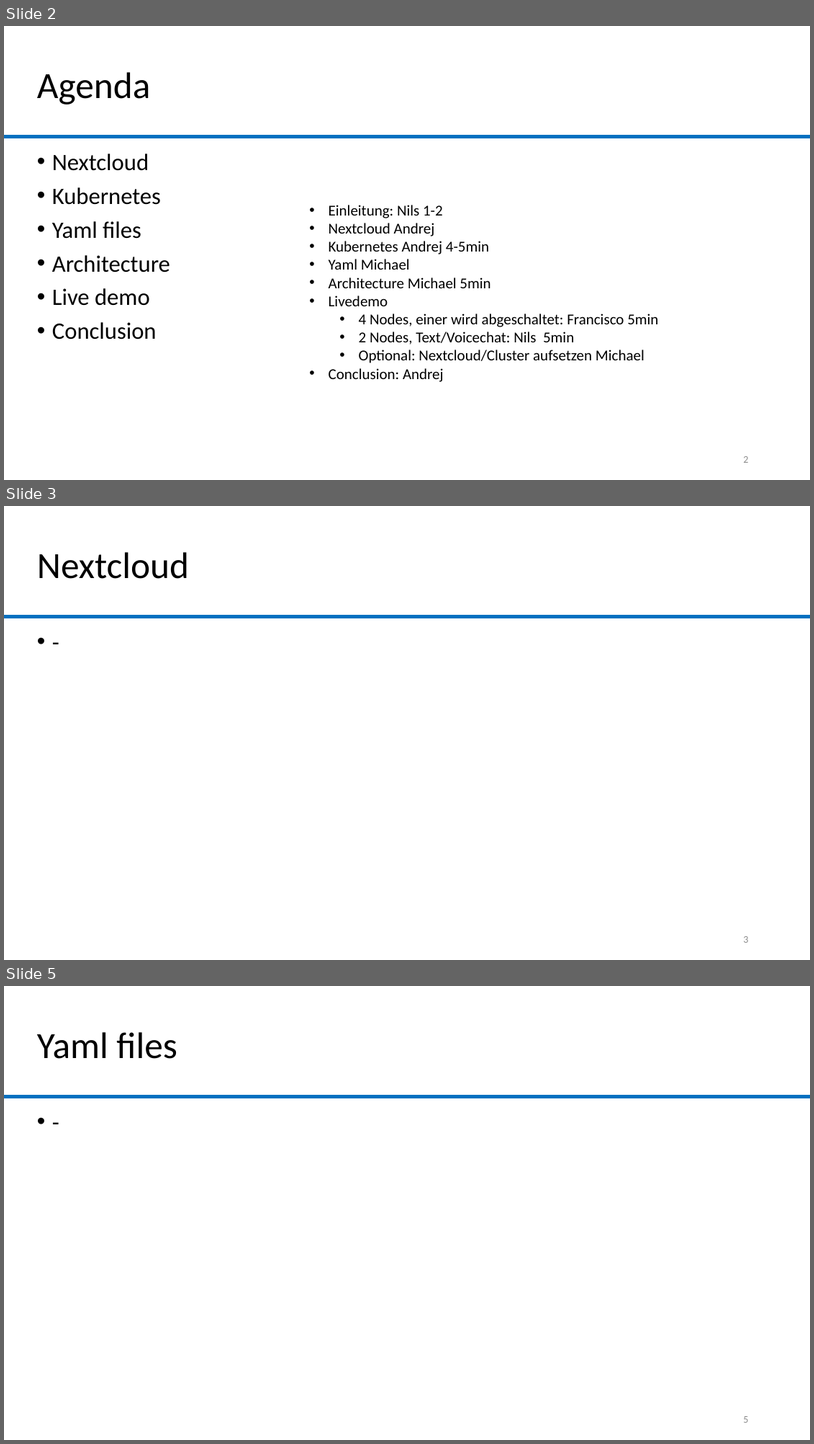
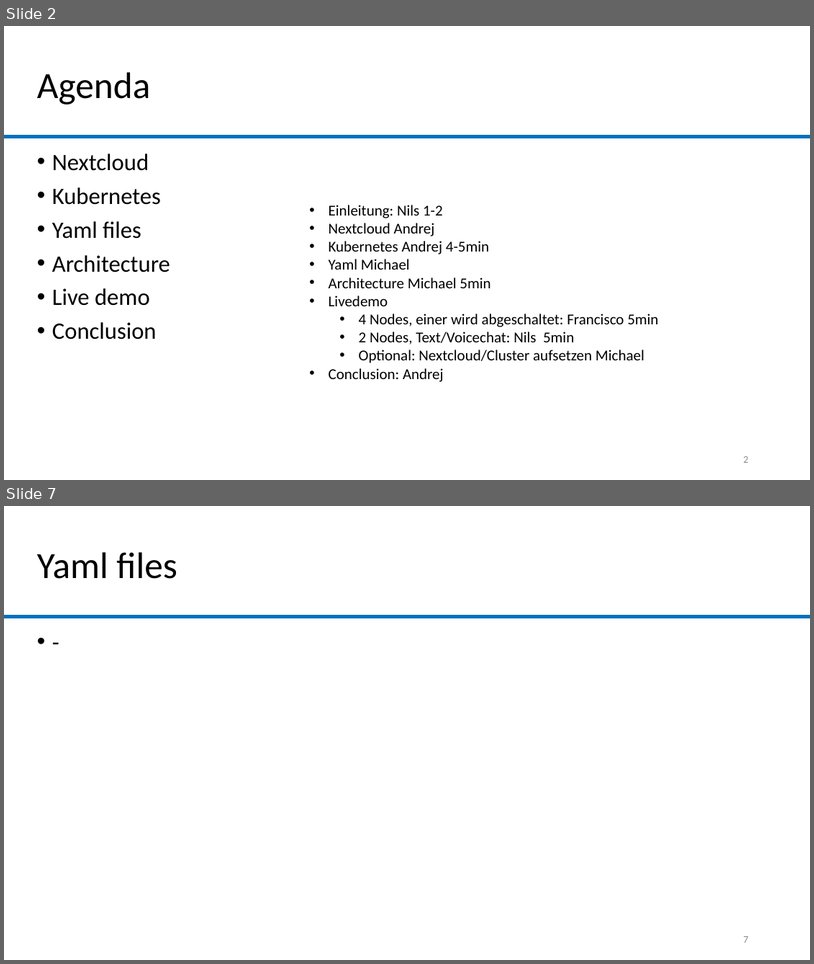
Before and after one commit to lolamtisch/BauCloCom_kubernetes, a slide deck: docu/Kubernetes_Nexcloud.pptx. Shown one above the other, each under a label of ours: slides 2, 3 and 5 before the commit, slides 2 and 7 after it; the slides between them are not shown. The pictures are 814x1444 and 814x964 pixels, drawn with LibreOffice and Linux fonts; fonts in the diff are those of the drawing; background and template pictures are left out. Boxes give left, top, right and bottom in pixels: in the first picture for what was removed or moved away, otherwise in the second. Text is boxed around its words. In the diff, an @@ line names an element or a change of style, - is before the commit and + after.

```diff
--- a/docu/Kubernetes_Nexcloud.pptx
+++ b/docu/Kubernetes_Nexcloud.pptx
@@ slide 3 removed at (x1=4, y1=506, x2=810, y2=960), background #FFFFFF; not listed: 1 template element that a slide beside it also shows @@
@@ title removed at (x1=37, y1=552, x2=189, y2=579) @@
-Nextcloud
@@ text removed at (x1=31, y1=627, x2=756, y2=915) @@
-• -
@@ page number removed at (x1=743, y1=936, x2=748, y2=942) @@
-3
@@ what was slide 5 is now slide 7 @@
@@ page number at (x1=743, y1=936, x2=748, y2=942): text changed @@
-5
+7
```
Also in this commit, not shown: 5 slides added, 1 other slide removed.
